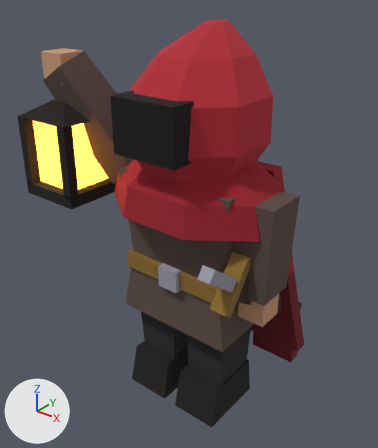
The glTF model games/unlit-crown/assets/hero.glb, before and after one commit.
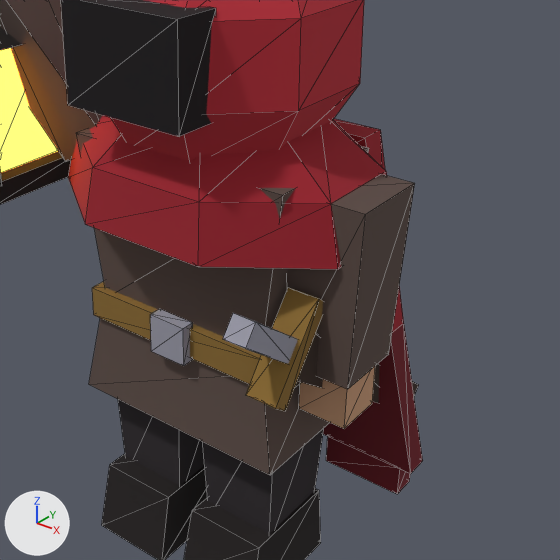
Old and new are each drawn whole from a camera (50 mm lens) standing at (1.152, -1.479, 1.711) and looking at (-0.167, 0.169, 0.689) and again close up on the part from 21% to 100% of the width and 22% to 89% of the height. Lighting does not change. The marker at lower left points along +X, +Y and +Z. The first two pictures are the older version. The close-ups show mesh edges as thin lines. Vertices at exactly the same position are counted once.

Names of what the first close-up shows: 'arm_L', 'arm_R', 'belt', 'boot_L', 'boot_R', 'buckle', 'cape_lower', 'chest', 'face', 'hand_L', 'hood', 'leg_L', 'mantle', 'scabbard', 'sword_grip', 'sword_guard', 'tunic_skirt' and 6 more.
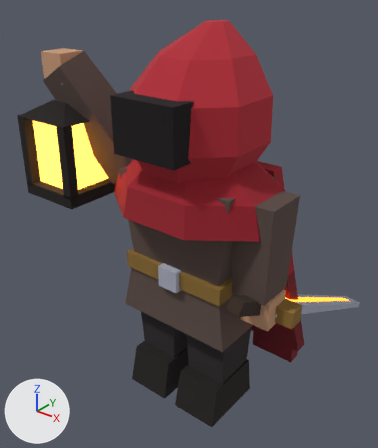
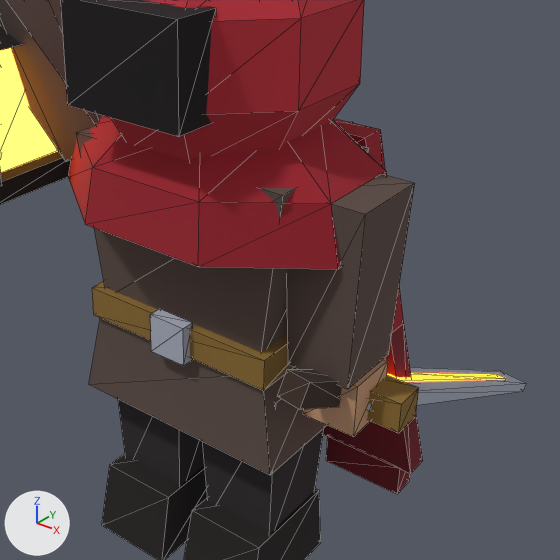
Changed parts and their boxes (x1, y1, x2, y2) in the close-ups (560 x 560 px):
'sword_guard', reshaped: before (246, 288, 323, 411); after (367, 375, 419, 433)
'sword_grip', recoloured, reshaped: before (223, 313, 298, 364); after (277, 369, 342, 409)
'hand_L', moved, rescaled: before (299, 366, 375, 429); after (303, 359, 388, 437)
'sword_blade', added: after (367, 368, 527, 411)
'buckle', recoloured (grey to light grey): (150, 309, 193, 366) in both
'scabbard', reshaped (not visible afterwards): before (297, 333, 419, 403)
'sword_ember', added: after (387, 372, 506, 382)

Patch to the scene script:
```diff
--- a/games/unlit-crown/assets/hero.glb.py
+++ b/games/unlit-crown/assets/hero.glb.py
@@ mat_steel @@
 mat_steel = principled_material('steel')
-mat_steel.base_color = (0.323, 0.323, 0.392)  # grey #9a9aa8
+mat_steel.base_color = (0.402, 0.434, 0.527)  # light grey #aab0c0
 mat_steel.roughness = 1.0
@@ me_hand_l @@
-me_hand_l.from_pydata(...)  # 8 vertices, 12 faces; spans x 0.255..0.365, y -0.055..0.055, z 0.505..0.615
+me_hand_l.from_pydata(...)  # 8 vertices, 12 faces; spans x 0.27..0.39, y -0.06..0.06, z 0.5..0.62
+# me_hand_l part 1: the whole mesh is scaled about its middle by 1.09, then moved by (0.02, 0.0, 0.0)
 me_hand_l.materials.append(mat_skin)
@@ me_scabbard @@
-me_scabbard.from_pydata(...)  # 8 vertices, 12 faces; spans x 0.25..0.31, y -0.17..0.421, z 0.272..0.74
-me_scabbard.vertices[0].co = (0.31, -0.17, 0.66)
-me_scabbard.vertices[1].co = (0.25, -0.17, 0.66)
-me_scabbard.vertices[2].co = (0.25, -0.11, 0.74)
-me_scabbard.vertices[3].co = (0.31, -0.11, 0.74)
-me_scabbard.vertices[4].co = (0.3, 0.379, 0.272)
-me_scabbard.vertices[5].co = (0.26, 0.379, 0.272)
-me_scabbard.vertices[6].co = (0.26, 0.421, 0.328)
-me_scabbard.vertices[7].co = (0.3, 0.421, 0.328)  # pixel (418, 384)
+me_scabbard.from_pydata(...)  # 8 vertices, 12 faces; spans x -0.287..0.247, y 0.157..0.283, z 0.386..1.034
+# me_scabbard part 4
+me_scabbard.vertices[0].co = (0.165, 0.243, 1.03)  # pixel (352, 121)
+me_scabbard.vertices[1].co = (0.247, 0.226, 0.966)
+me_scabbard.vertices[2].co = (0.235, 0.157, 0.97)
+me_scabbard.vertices[3].co = (0.153, 0.174, 1.034)
+me_scabbard.vertices[4].co = (-0.275, 0.283, 0.45)
+me_scabbard.vertices[5].co = (-0.193, 0.266, 0.386)
+me_scabbard.vertices[6].co = (-0.205, 0.197, 0.39)
+me_scabbard.vertices[7].co = (-0.287, 0.214, 0.454)
 me_scabbard.materials.append(mat_scabbard)
@@ me_sword_grip @@
-me_sword_grip.from_pydata(...)  # 8 vertices, 12 faces; spans x 0.255..0.305, y -0.316..-0.125, z 0.68..0.839
-me_sword_grip.vertices[0].co = (0.305, -0.316, 0.799)  # pixel (245, 348)
-me_sword_grip.vertices[1].co = (0.255, -0.316, 0.799)  # pixel (222, 339)
-me_sword_grip.vertices[2].co = (0.255, -0.286, 0.839)  # pixel (233, 312)
-me_sword_grip.vertices[3].co = (0.305, -0.286, 0.839)  # pixel (256, 321)
-me_sword_grip.vertices[4].co = (0.305, -0.155, 0.68)
-me_sword_grip.vertices[5].co = (0.255, -0.155, 0.68)
-me_sword_grip.vertices[6].co = (0.255, -0.125, 0.72)
-me_sword_grip.vertices[7].co = (0.305, -0.125, 0.72)
-me_sword_grip.materials.append(mat_steel)  # grey #9a9aa8
+me_sword_grip.from_pydata(...)  # 8 vertices, 12 faces; spans x 0.289..0.36, y -0.194..0.014, z 0.533..0.674
+# me_sword_grip part 2
+me_sword_grip.vertices[0].co = (0.345, -0.194, 0.621)  # pixel (299, 409)
+me_sword_grip.vertices[1].co = (0.289, -0.189, 0.624)  # pixel (277, 396)
+me_sword_grip.vertices[2].co = (0.294, -0.165, 0.674)  # pixel (287, 369)
+me_sword_grip.vertices[3].co = (0.35, -0.17, 0.671)  # pixel (310, 382)
+me_sword_grip.vertices[4].co = (0.356, -0.014, 0.533)
+me_sword_grip.vertices[5].co = (0.3, -0.01, 0.536)
+me_sword_grip.vertices[6].co = (0.304, 0.014, 0.587)
+me_sword_grip.vertices[7].co = (0.36, 0.01, 0.584)
+me_sword_grip.materials.append(mat_scabbard)  # brown #3a2a22
@@ me_sword_guard @@
-me_sword_guard.from_pydata(...)  # 8 vertices, 12 faces; spans x 0.245..0.315, y -0.23..-0.066, z 0.606..0.806
-me_sword_guard.vertices[0].co = (0.315, -0.23, 0.629)  # pixel (275, 408)
-me_sword_guard.vertices[1].co = (0.245, -0.23, 0.629)  # pixel (245, 395)
-me_sword_guard.vertices[2].co = (0.245, -0.099, 0.806)  # pixel (288, 287)
-me_sword_guard.vertices[3].co = (0.315, -0.099, 0.806)  # pixel (319, 298)
-me_sword_guard.vertices[4].co = (0.315, -0.197, 0.606)  # pixel (285, 411)
-me_sword_guard.vertices[5].co = (0.245, -0.197, 0.606)
-me_sword_guard.vertices[6].co = (0.245, -0.066, 0.782)
-me_sword_guard.vertices[7].co = (0.315, -0.066, 0.782)
+me_sword_guard.from_pydata(...)  # 8 vertices, 12 faces; spans x 0.202..0.462, y -0.008..0.062, z 0.512..0.582
+# me_sword_guard part 3
+me_sword_guard.vertices[0].co = (0.462, 0.062, 0.512)  # pixel (415, 416)
+me_sword_guard.vertices[1].co = (0.202, 0.062, 0.512)
+me_sword_guard.vertices[2].co = (0.202, -0.008, 0.512)
+me_sword_guard.vertices[3].co = (0.462, -0.008, 0.512)  # pixel (398, 433)
+me_sword_guard.vertices[4].co = (0.462, 0.062, 0.582)  # pixel (418, 387)
+me_sword_guard.vertices[5].co = (0.202, 0.062, 0.582)
+me_sword_guard.vertices[6].co = (0.202, -0.008, 0.582)
+me_sword_guard.vertices[7].co = (0.462, -0.008, 0.582)  # pixel (401, 404)
 me_sword_guard.materials.append(mat_belt)
@@ me_sword_ember @@
+me_sword_ember.from_pydata([(0.355, 0.091, 0.487), (0.313, 0.095, 0.489), (0.317, 0.115, 0.532), (0.359, 0.112, 0.53), (0.388, 0.766, 0.167), (0.359, 0.768, 0.168), (0.362, 0.782, 0.197), (0.391, 0.78, 0.196)], [], [(0, 1, 5), (0, 5, 4), (1, 2, 6), (1, 6, 5), (2, 3, 7), (2, 7, 6), (3, 0, 4), (3, 4, 7), (3, 2, 1), (3, 1, 0), (4, 5, 6), (4, 6, 7)])
+me_sword_ember.materials.append(mat_glow_ember)  # orange #ff7a20, glowing orange #ff7a20
@@ me_sword_blade @@
+me_sword_blade.from_pydata([(0.396, -0.014, 0.539), (0.261, -0.003, 0.546), (0.264, 0.014, 0.581), (0.399, 0.003, 0.574), (0.42, 0.851, 0.127), (0.338, 0.858, 0.131), (0.34, 0.869, 0.153), (0.422, 0.862, 0.149)], [], [(0, 1, 5), (0, 5, 4), (1, 2, 6), (1, 6, 5), (2, 3, 7), (2, 7, 6), (3, 0, 4), (3, 4, 7), (3, 2, 1), (3, 1, 0), (4, 5, 6), (4, 6, 7)])
+me_sword_blade.materials.append(mat_steel)  # light grey #aab0c0
@@ ob_sword_ember @@
+ob_sword_ember = bpy.data.objects.new('sword_ember', me_sword_ember)
+ob_sword_ember.location = (0.0, 0.0, 0.0)
@@ ob_sword_blade @@
+ob_sword_blade = bpy.data.objects.new('sword_blade', me_sword_blade)
+ob_sword_blade.location = (0.0, 0.0, 0.0)
```
